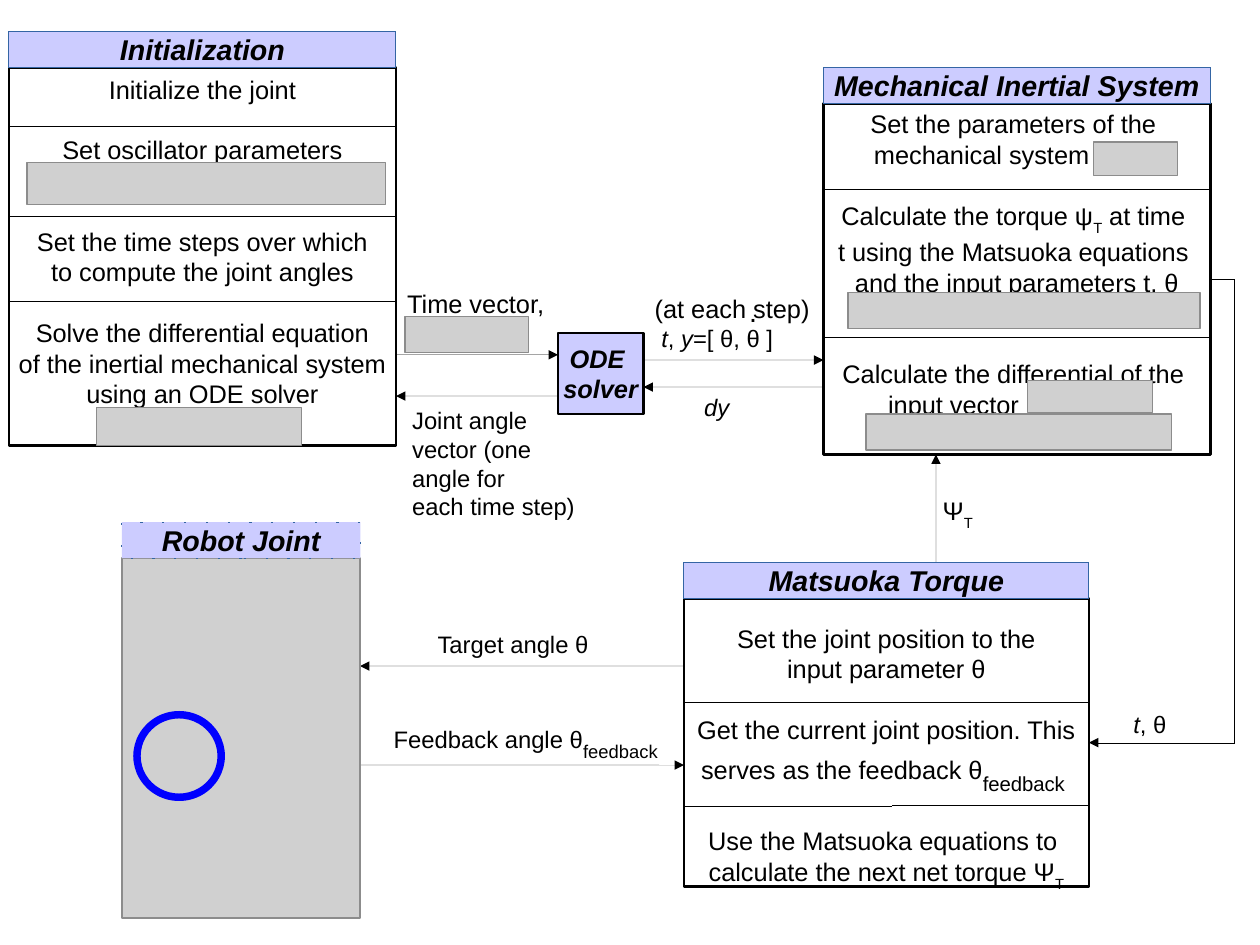
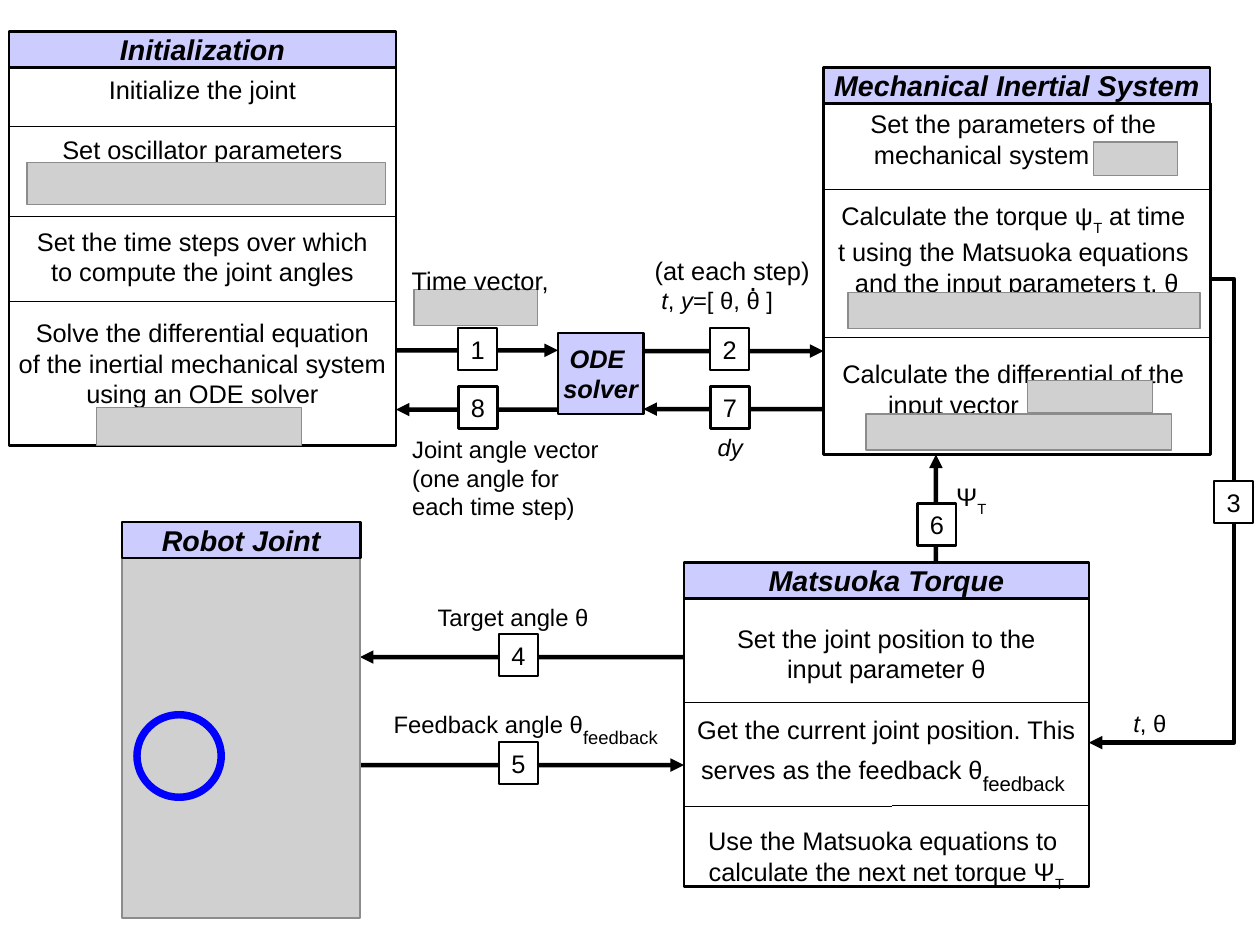
Before and after one commit to sayantanauddy/matsuoka_joint_control, a slide deck: slide 1 of report/figures/robot_joint_control.odp. Drawn at 1260x945 pixels with LibreOffice and Linux fonts; fonts in the diff are those of the drawing; grey boxes stand for pictures. Boxes give left, top, right and bottom in pixels: in the first picture for what was removed or moved away, otherwise in the second. Text is boxed around its words. In the diff, an @@ line names an element or a change of style, - is before the commit and + after.

```diff
--- a/report/figures/robot_joint_control.odp
+++ b/report/figures/robot_joint_control.odp
@@ text "Time vector,": place and size @@
-text "Time vector," at <box>407,294,544,319</box>
+text "Time vector," at <box>412,271,549,295</box>
@@ text "(at each step)": place and size @@
-text "(at each step)" at <box>655,299,809,352</box>
+text "(at each step)" at <box>655,261,809,314</box>
@@ vertical alignment top to middle in 9 elements at <box>1133,714,1166,735</box>, <box>394,715,563,738</box>, <box>946,476,998,521</box>, <box>412,271,549,295</box>, <box>438,608,588,631</box>, <box>655,261,809,314</box>, <box>718,438,743,461</box>, <box>412,440,599,520</box>, <box>739,258,769,302</box> @@
@@ text ".": place and size @@
-text "." at <box>739,288,769,332</box>
+text "." at <box>739,258,769,302</box>
@@ picture: place and size @@
-picture at <box>405,317,528,352</box>
+picture at <box>414,290,537,326</box>
@@ elbow arrow (1211, 279) - (1090, 743): stroke #000000 0 pt to #000000 2.83 pt @@
@@ rectangle added at <box>458,328,497,370</box>, fill #FFFFFF, outline #000000 1.42 pt, 16 pt, text #000000 @@
+1
@@ rectangle added at <box>710,328,749,370</box>, fill #FFFFFF, outline #000000 1.42 pt, 16 pt, text #000000 @@
+2
@@ arrow moved from (396, 354) - (558, 354) to (396, 350) - (558, 350) @@
@@ arrow (396, 350) - (558, 350): stroke #000000 0 pt to #000000 2.83 pt @@
@@ arrow moved from (644, 360) - (823, 360) to (644, 351) - (823, 351) @@
@@ arrow (644, 351) - (823, 351): stroke #000000 0 pt to #000000 2.83 pt @@
@@ rectangle added at <box>458,386,497,429</box>, fill #FFFFFF, outline #000000 1.42 pt, 16 pt, text #000000 @@
+8
@@ rectangle added at <box>711,386,750,429</box>, fill #FFFFFF, outline #000000 1.42 pt, 16 pt, text #000000 @@
+7
@@ arrow moved from (558, 396) - (396, 396) to (558, 409) - (396, 409) @@
@@ arrow (558, 409) - (396, 409): stroke #000000 0 pt to #000000 2.83 pt @@
@@ arrow moved from (823, 388) - (644, 388) to (823, 409) - (644, 409) @@
@@ arrow (823, 409) - (644, 409): stroke #000000 0 pt to #000000 2.83 pt @@
@@ text "Joint angle vector": place and size @@
-text "Joint angle vector" at <box>412,411,575,520</box>
+text "Joint angle vector" at <box>412,440,599,520</box>
@@ text at <box>412,440,599,492</box>: text changed @@
-Joint angle
-vector (one
-angle for
+Joint angle vector
+(one angle for
@@ text "dy": place and size @@
-text "dy" at <box>704,398,729,421</box>
+text "dy" at <box>718,438,743,461</box>
@@ arrow (936, 576) - (936, 455): stroke #000000 0 pt to #000000 2.83 pt @@
@@ text "ΨT": place and size @@
-text "ΨT" at <box>932,489,984,535</box>
+text "ΨT" at <box>946,476,998,521</box>
@@ rectangle added at <box>918,504,957,547</box>, fill #FFFFFF, outline #000000 1.42 pt, 16 pt, text #000000 @@
+6
@@ rectangle added at <box>1214,481,1253,524</box>, fill #FFFFFF, outline #000000 1.42 pt, 16 pt, text #000000 @@
+3
@@ outline #3465A4 0 pt to #000000 1.42 pt in 4 elements at <box>9,32,397,67</box>, <box>823,67,1211,103</box>, <box>684,563,1088,598</box>, <box>122,523,361,558</box> @@
@@ text "Target angle θ": place and size @@
-text "Target angle θ" at <box>438,635,588,658</box>
+text "Target angle θ" at <box>438,608,588,631</box>
@@ arrow moved from (684, 667) - (360, 667) to (684, 657) - (360, 657) @@
@@ arrow (684, 657) - (360, 657): stroke #000000 0 pt to #000000 2.83 pt @@
@@ rectangle added at <box>500,635,539,677</box>, fill #FFFFFF, outline #000000 1.42 pt, 16 pt, text #000000 @@
+4
@@ text "Feedback angle θfeedback": place and size @@
-text "Feedback angle θfeedback" at <box>394,730,563,753</box>
+text "Feedback angle θfeedback" at <box>394,715,563,738</box>
@@ rectangle added at <box>500,742,539,784</box>, fill #FFFFFF, outline #000000 1.42 pt, 16 pt, text #000000 @@
+5
@@ arrow (360, 765) - (684, 765): stroke #000000 0 pt to #000000 2.83 pt @@
```
Also in this commit, not shown: 6 other files.
